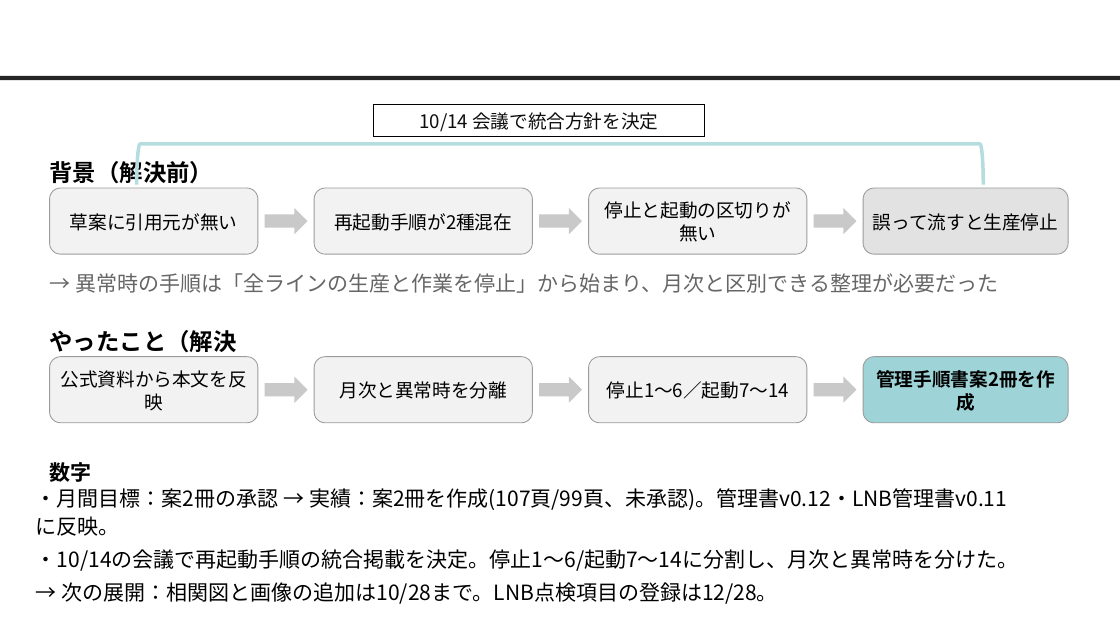
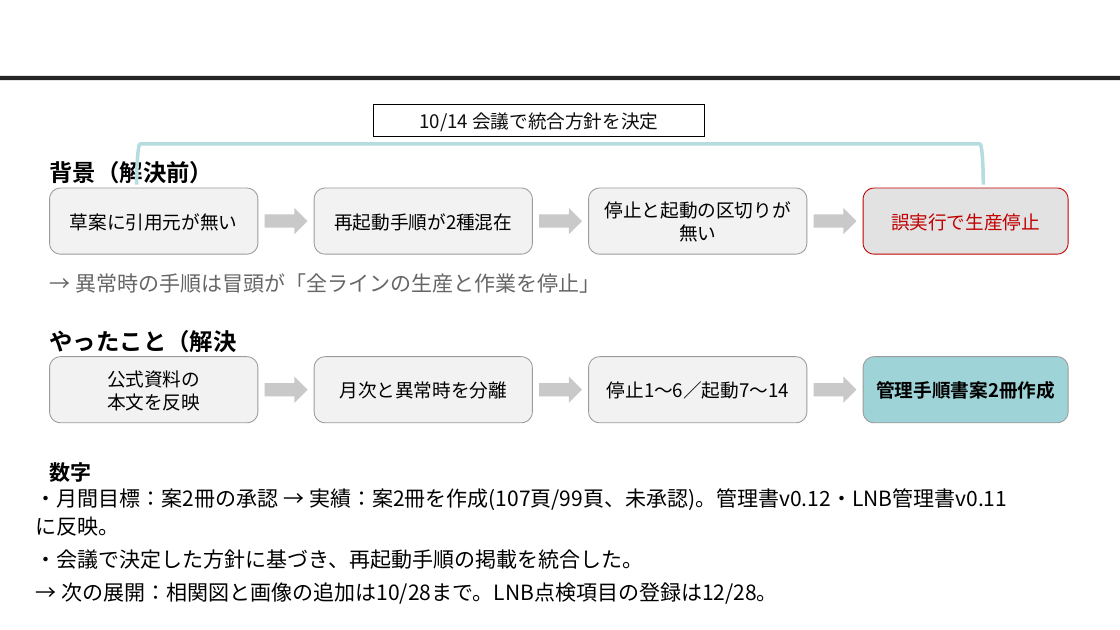
Before and after one commit to nk-shino/work_vault, a slide deck: slide 4 of workvault-sync/10_業務全般/業務報告/10月業務報告(篠原).pptx. Drawn at 1120x630 pixels with LibreOffice and Linux fonts; fonts in the diff are those of the drawing; background and template pictures are left out. Boxes give left, top, right and bottom in pixels: in the first picture for what was removed or moved away, otherwise in the second. Text is boxed around its words. In the diff, an @@ line names an element or a change of style, - is before the commit and + after.

```diff
--- a/workvault-sync/10_業務全般/業務報告/10月業務報告(篠原).pptx
+++ b/workvault-sync/10_業務全般/業務報告/10月業務報告(篠原).pptx
@@ rounded rectangle "誤実行で生産停止" at [864,188,1069,255]: outline #9B9B9B 0.75 pt to #C00000 0.75 pt @@
@@ text in rounded rectangle at [891,213,1040,231]: text changed; text colour #000000 to #C00000 @@
-誤って流すと生産停止
+誤実行で生産停止
@@ text at [75,273,600,293]: text changed @@
-→ 異常時の手順は「全ラインの生産と作業を停止」から始まり、月次と区別できる整理が必要だった
+→ 異常時の手順は冒頭が「全ラインの生産と作業を停止」
@@ text in rounded rectangle at [107,370,200,411]: text changed @@
-公式資料から本文を反映
+公式資料の
+本文を反映
@@ text in rounded rectangle at [876,381,1055,399]: text changed @@
-管理手順書案2冊を作成
+管理手順書案2冊作成
@@ text at [36,549,644,569]: text changed @@
-・10/14の会議で再起動手順の統合掲載を決定。停止1〜6/起動7〜14に分割し、月次と異常時を分けた。
+・会議で決定した方針に基づき、再起動手順の掲載を統合した。
```
Also in this commit, not shown: 1 other slide changed, 1 other file.
